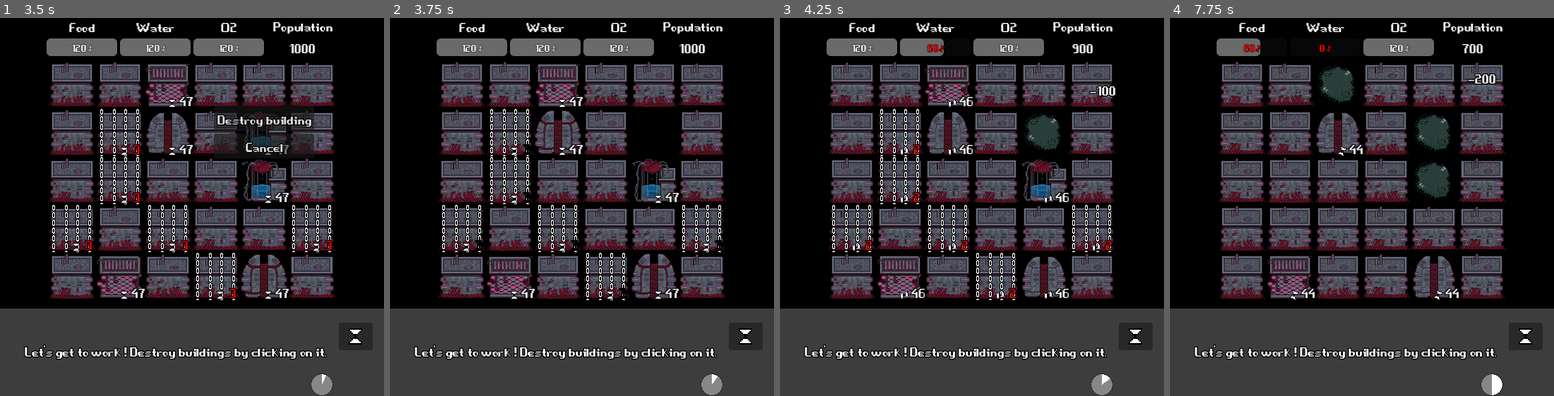
Above: before the commit, frames 1-4 (left to right).
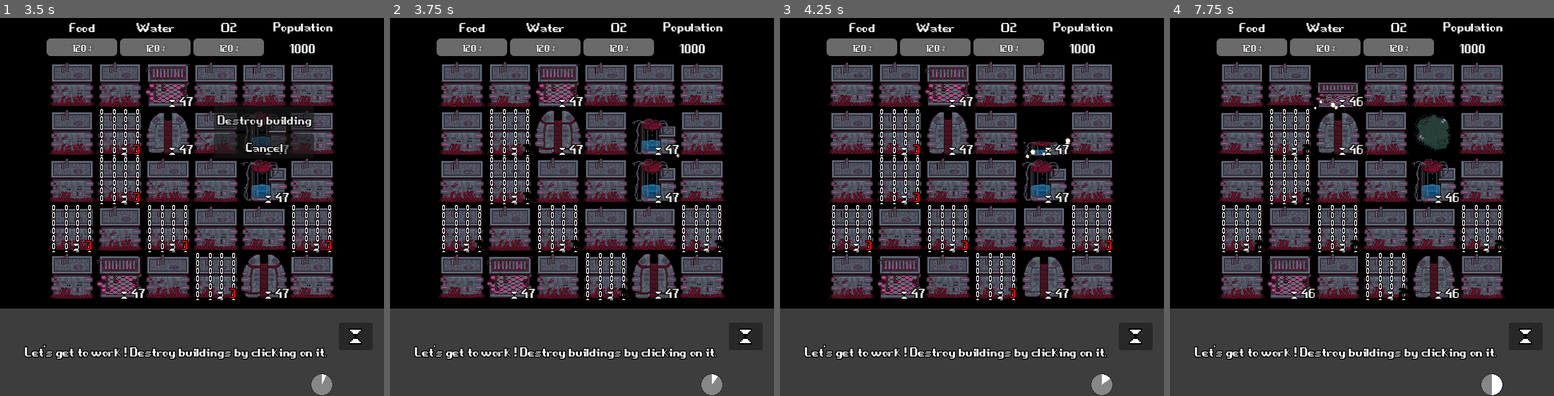
Above: after the commit, the same moments.

Repository: angeldustjdr/godot-wild-jam-2023
Game: Godot game, scene res://Main.tscn
Same seed, same stepped clock (60 frames per second), same inputs: the game is played once before the commit and once after it.
Inputs (mouse positions are in pixels of both pictures, inside the frame that each line leads up to):
- Up to frame 1 (3.5 s): click (357, 335) at 0.5 s; click (357, 335) at 1.25 s; click (357, 335) at 2 s; tap Enter (ui_accept) at 2.75, 3.02 s; move the mouse to (264, 131) at 2.77 s; click (264, 131) at 2.92 s
- Up to frame 2 (3.75 s): click "Destroy building" at 3.5 s
- Up to frame 3 (4.25 s): no input
- Up to frame 4 (7.75 s): move the mouse to (1434, 180) at 4.27 s; click (1434, 180) at 4.42 s; tap Enter (ui_accept) at 4.52, 6.77 s; click "Destroy building" at 5 s; move the mouse to (1289, 275) at 5.77 s; click (1289, 275) at 5.92 s; move the mouse to (1338, 86) at 6.52 s; click (1338, 86) at 6.67 s; click "Destroy building" at 7.25 s

Frame 1 is identical in both runs. In frame 2, 0.7% of the frame differs, in the area x 63-76%, y 26-37%; in frame 3, 2.2%; in frame 4, 6.5%, in the area x 13-87%, y 5-75%.

Commit message:
animation destroy

Diff:
--- a/scene/GenericBuilding.tscn
+++ b/scene/GenericBuilding.tscn
@@ -1,10 +1,11 @@
-[gd_scene load_steps=11 format=3 uid="uid://8001k27dcfjx"]
+[gd_scene load_steps=17 format=3 uid="uid://8001k27dcfjx"]
 
 [ext_resource type="Script" path="res://script/GenericBuilding.gd" id="1_v8jsb"]
 [ext_resource type="Texture2D" uid="uid://iyga3w6hcmq" path="res://asset/sheet/building1-sheet.png" id="2_ihrt5"]
 [ext_resource type="Shader" path="res://shader/Outline.gdshader" id="2_jt4ha"]
 [ext_resource type="Theme" uid="uid://cjnwflv66k2s4" path="res://asset/Theme.tres" id="3_4g578"]
 [ext_resource type="Texture2D" uid="uid://b1y5pqiffrfj4" path="res://asset/sprite/chain.png" id="5_pgkn5"]
+[ext_resource type="Texture2D" uid="uid://cv016tjbjadl4" path="res://asset/sprite/dust.png" id="6_6koqq"]
 
 [sub_resource type="ShaderMaterial" id="ShaderMaterial_wq1gu"]
 resource_local_to_scene = true
@@ -79,6 +80,74 @@
 "idle": SubResource("Animation_lhjvy")
 }
 
+[sub_resource type="Animation" id="Animation_ylm5r"]
+resource_name = "destroy"
+tracks/0/type = "value"
+tracks/0/imported = false
+tracks/0/enabled = true
+tracks/0/path = NodePath("Sprite:scale")
+tracks/0/interp = 1
+tracks/0/loop_wrap = true
+tracks/0/keys = {
+"times": PackedFloat32Array(0, 1),
+"transitions": PackedFloat32Array(1, 1),
+"update": 0,
+"values": [Vector2(1, 1), Vector2(1, 0)]
+}
+tracks/1/type = "value"
+tracks/1/imported = false
+tracks/1/enabled = true
+tracks/1/path = NodePath("Sprite:position")
+tracks/1/interp = 1
+tracks/1/loop_wrap = true
+tracks/1/keys = {
+"times": PackedFloat32Array(0, 1),
+"transitions": PackedFloat32Array(1, 1),
+"update": 0,
+"values": [Vector2(34, 34), Vector2(34, 68)]
+}
+
+[sub_resource type="Animation" id="Animation_coeub"]
+length = 0.001
+tracks/0/type = "value"
+tracks/0/imported = false
+tracks/0/enabled = true
+tracks/0/path = NodePath("Sprite:scale")
+tracks/0/interp = 1
+tracks/0/loop_wrap = true
+tracks/0/keys = {
+"times": PackedFloat32Array(0),
+"transitions": PackedFloat32Array(1),
+"update": 0,
+"values": [Vector2(1, 1)]
+}
+tracks/1/type = "value"
+tracks/1/imported = false
+tracks/1/enabled = true
+tracks/1/path = NodePath("Sprite:position")
+tracks/1/interp = 1
+tracks/1/loop_wrap = true
+tracks/1/keys = {
+"times": PackedFloat32Array(0),
+"transitions": PackedFloat32Array(1),
+"update": 0,
+"values": [Vector2(34, 34)]
+}
+
+[sub_resource type="AnimationLibrary" id="AnimationLibrary_7r8rq"]
+_data = {
+"RESET": SubResource("Animation_coeub"),
+"destroy": SubResource("Animation_ylm5r")
+}
+
+[sub_resource type="Curve" id="Curve_6uh38"]
+_data = [Vector2(0, 0.5), 0.0, 0.0, 0, 0, Vector2(1, 1), 0.0, 0.0, 0, 0]
+point_count = 2
+
+[sub_resource type="Gradient" id="Gradient_afqxf"]
+offsets = PackedFloat32Array(0.709091, 1)
+colors = PackedColorArray(1, 1, 1, 1, 1, 1, 1, 0)
+
 [node name="GenericBuilding" type="Area2D"]
 script = ExtResource("1_v8jsb")
 description = "A techno-organic building.
@@ -113,6 +182,24 @@
 texture = ExtResource("5_pgkn5")
 centered = false
 
+[node name="AnimationPlayerDestroy" type="AnimationPlayer" parent="."]
+libraries = {
+"": SubResource("AnimationLibrary_7r8rq")
+}
+
+[node name="DustParticule" type="CPUParticles2D" parent="AnimationPlayerDestroy"]
+visible = false
+position = Vector2(34, 68)
+texture = ExtResource("6_6koqq")
+emission_shape = 3
+emission_rect_extents = Vector2(34, 1)
+gravity = Vector2(0, -100)
+damping_max = 10.0
+angle_max = 180.0
+scale_amount_min = 0.5
+scale_amount_curve = SubResource("Curve_6uh38")
+color_ramp = SubResource("Gradient_afqxf")
+
 [connection signal="input_event" from="." to="." method="_on_input_event"]
 [connection signal="mouse_entered" from="Tooltip" to="." method="_on_tooltip_mouse_entered"]
 [connection signal="mouse_exited" from="Tooltip" to="." method="_on_tooltip_mouse_exited"]
--- a/script/Empty.gd
+++ b/script/Empty.gd
@@ -7,5 +7,11 @@
 				GameState.actionnable_off()
 				createBuildMenu(self)
 
+func _process(_delta):
+	if locked : locked=false
+
+func getLocked():
+	return ""
+
 func createBuildMenu(obj):
 	RadioDiffusion.createBuildMenuCall(obj)
--- a/script/GenericBuilding.gd
+++ b/script/GenericBuilding.gd
@@ -42,6 +42,7 @@
 var cellEffect = "Nothing"
 var firstTime = true
 @onready var juicyLabel = preload("res://scene/JuicyLabel.tscn")
+@onready var dust = $AnimationPlayerDestroy.get_node("DustParticule")
 
 # PATTERNS
 var appliedPatterns = []
@@ -113,6 +114,11 @@
 func selfDestruct(type):
 	#print(i,j)
 	GameState.actionnable_off()
+	dust.global_position = self.global_position + Vector2(34,68)
+	dust.visible = true
+	$AnimationPlayerDestroy.play("destroy")
+	await $AnimationPlayerDestroy.animation_finished
+	dust.visible = false
 	RadioDiffusion.gridUpdateCall(i,j,type)
 	if outcomeAllowed : RadioDiffusion.generateOutcomeCall(i,j)
 	queue_free()
--- a/script/Grid.gd
+++ b/script/Grid.gd
@@ -22,7 +22,7 @@
 				"SuperO2" : preload("res://scene/SuperO2Generator.tscn")}
 
 @export var requiredBuilding = {"SuperWater" : 2, "SuperFood" : 2, "SuperO2" : 2, "Heat" : 2, "Pollution" : 2, "Spore" : 2} # number of special buildings
-@export var possibleOutcomes = {"RAS" : 250, "LOCK" : 25, "SWAP" : 25, "TIMER" : 25} #probability of outcomes
+@export var possibleOutcomes = {"RAS" : 0, "LOCK" : 25, "SWAP" : 25, "TIMER" : 0} #probability of outcomes
 var emptyGrid = Array()
 
 signal gridUpdated(x,y)
@@ -81,7 +81,7 @@
 
 
 func gridUpdate(x,y,type): #pops a building of type at [x,y]
-	await get_tree().create_timer(0.3).timeout
+	#await get_tree().create_timer(0.3).timeout
 	var newBuilding = popBuilding(type,x,y)
 	grid[x][y] = newBuilding
 	sourceEffectGrid[x][y] = self.grid[x][y].effect
Binary file added: asset/sprite/dust.png
